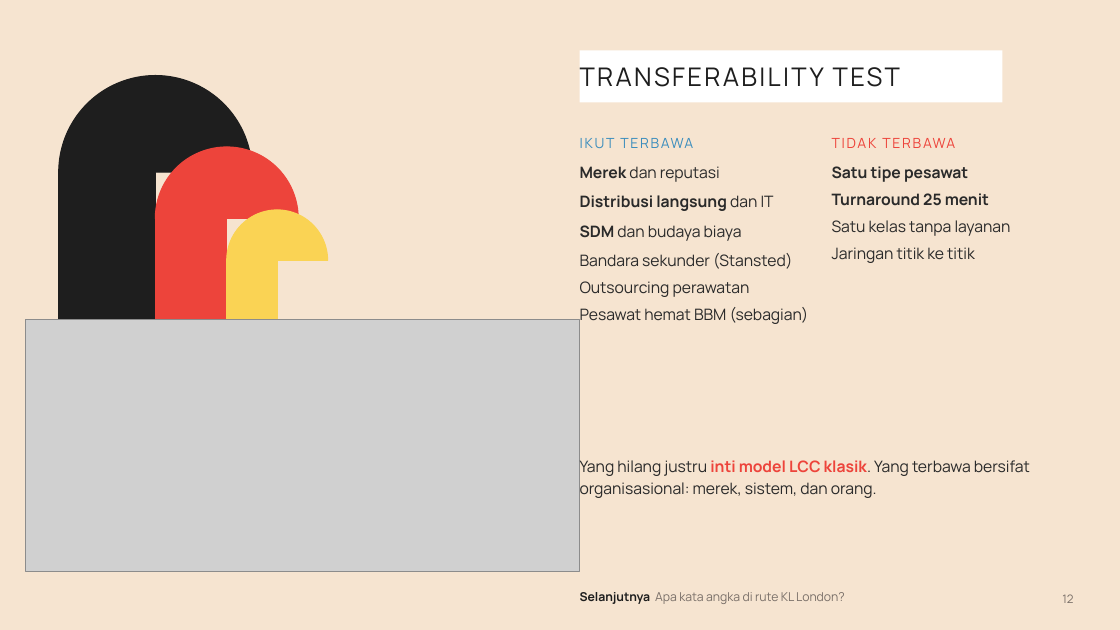
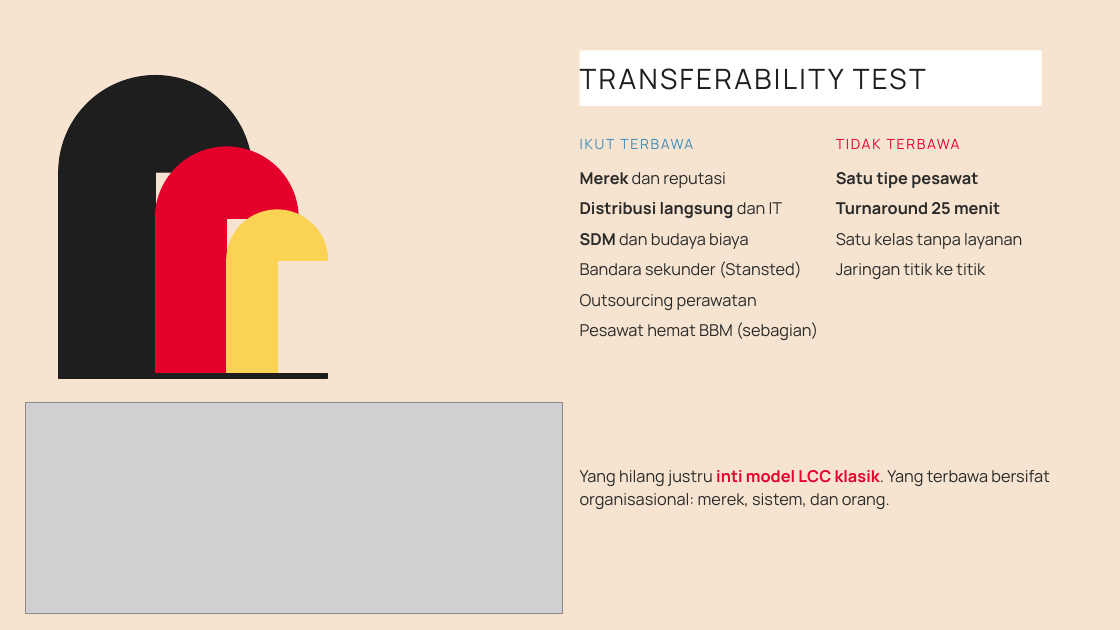
Before and after one commit to aslihabnuri/Dom-Manipulation, a slide deck: slide 12 of strategic-management/airasia-case/SMJKT_Group 3_Aslih_Case AirAsia.pptx. Drawn at 1120x630 pixels with LibreOffice and Linux fonts; fonts in the diff are those of the drawing; grey boxes stand for pictures. Boxes give left, top, right and bottom in pixels: in the first picture for what was removed or moved away, otherwise in the second. Text is boxed around its words. In the diff, an @@ line names an element or a change of style, - is before the commit and + after.

```diff
--- a/strategic-management/airasia-case/SMJKT_Group 3_Aslih_Case AirAsia.pptx
+++ b/strategic-management/airasia-case/SMJKT_Group 3_Aslih_Case AirAsia.pptx
@@ rectangle "TRANSFERABILITY TEST": place and size @@
-rectangle "TRANSFERABILITY TEST" at [580, 50, 1002, 103]
+rectangle "TRANSFERABILITY TEST" at [580, 50, 1042, 106]
@@ rectangle "TRANSFERABILITY TEST" at [580, 50, 1042, 106]: size 22 to 24 pt @@
@@ pie slice (boxed as its full ellipse) at [155, 147, 298, 290]: fill #ED443B to #E4002B; outline #ED443B 1 pt to #E4002B 1 pt @@
@@ text "TIDAK TERBAWA" at [836, 130, 1088, 157]: text colour #ED443B to #E4002B @@
@@ text "Merek dan reputasi" at [580, 172, 818, 340]: size 13.5 to 14 pt; line spacing 1.18 to 1.2; more space between paragraphs @@
@@ text "Satu tipe pesawat" at [836, 172, 1022, 279]: size 13.5 to 14 pt; line spacing 1.18 to 1.2; more space between paragraphs @@
@@ rectangle at [155, 218, 227, 374]: fill #ED443B to #E4002B; outline #ED443B 1 pt to #E4002B 1 pt @@
@@ rectangle added at [59, 374, 328, 378], fill #1E1E1E, outline #1E1E1E 1 pt @@
@@ picture: place and size @@
-picture at [25, 319, 580, 571]
+picture at [25, 402, 563, 613]
@@ text "Yang hilang justru inti model ...": place and size @@
-text "Yang hilang justru inti model ..." at [580, 460, 1030, 498]
+text "Yang hilang justru inti model ..." at [580, 470, 1049, 509]
@@ text "Yang hilang justru inti model ..." at [580, 470, 1049, 509]: size 13.5 to 14 pt; text colour #ED443B to #E4002B in "inti model LCC klasik."; line spacing 1.18 to 1.2 @@
@@ text removed at [580, 592, 845, 604] @@
-Selanjutnya Apa kata angka di rute KL London?
@@ text removed at [1062, 594, 1073, 603] @@
-12
```
Also in this commit, not shown: 18 other slides changed, 1 slide added, 1 slide removed, 14 other files.
